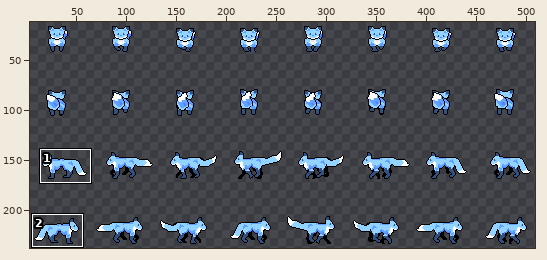
Sprite sheet: assets/graphics/Sprites/Character/Player/Blaize_Walkcycle_01.png. Above, an overview of the earlier version with the close-up marked.
Close-up. First the earlier version:
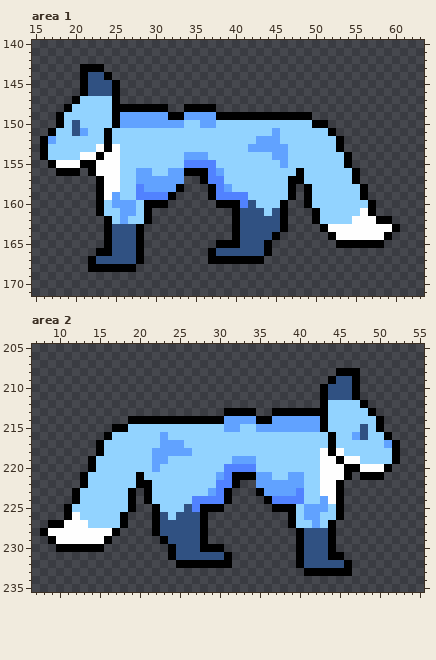
The file is 512x256 pixels. Colours within 5 levels of each other are drawn and written as one. Shown: area 1: x 15..63, y 140..171; area 2: x 7..55, y 205..235. The old version is drawn lined up with the new one. The wide view leaves out empty margins.
Now the later version:
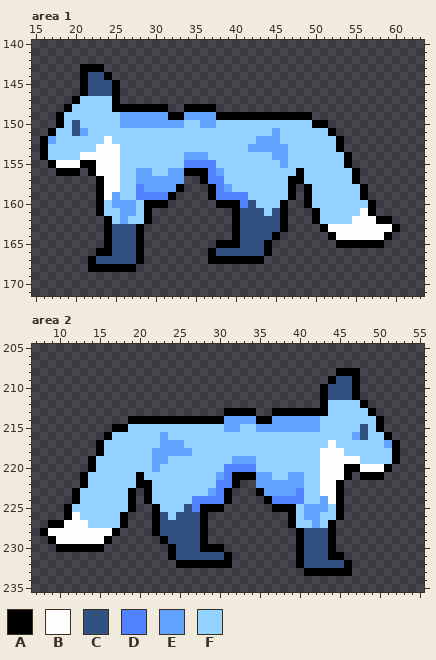
Palette (. is transparent): A #000000  B #fefefe  C #305182  D #5182ff  E #61a2ff  F #92d3ff
Diff:
drawings rearranged on the sheet (the old picture shows each at its new place)
Area 1:
The author changed colour A to colour B in rows 152 to 153 at x 24; in row 154 at x 23.
The author changed colour A to colour F in rows 149 to 150 at x 25; in row 151 at x 24.
Area 2:
The author changed colour A to colour B in rows 217 to 218 at x 44; in row 219 at x 45.
The author changed colour A to colour F in rows 214 to 215 at x 43; in row 216 at x 44.
Where, in picture pixels (left, top, right, bottom), the same in both close-ups:
changed: (96, 112, 120, 160)
changed: (320, 416, 344, 464)
